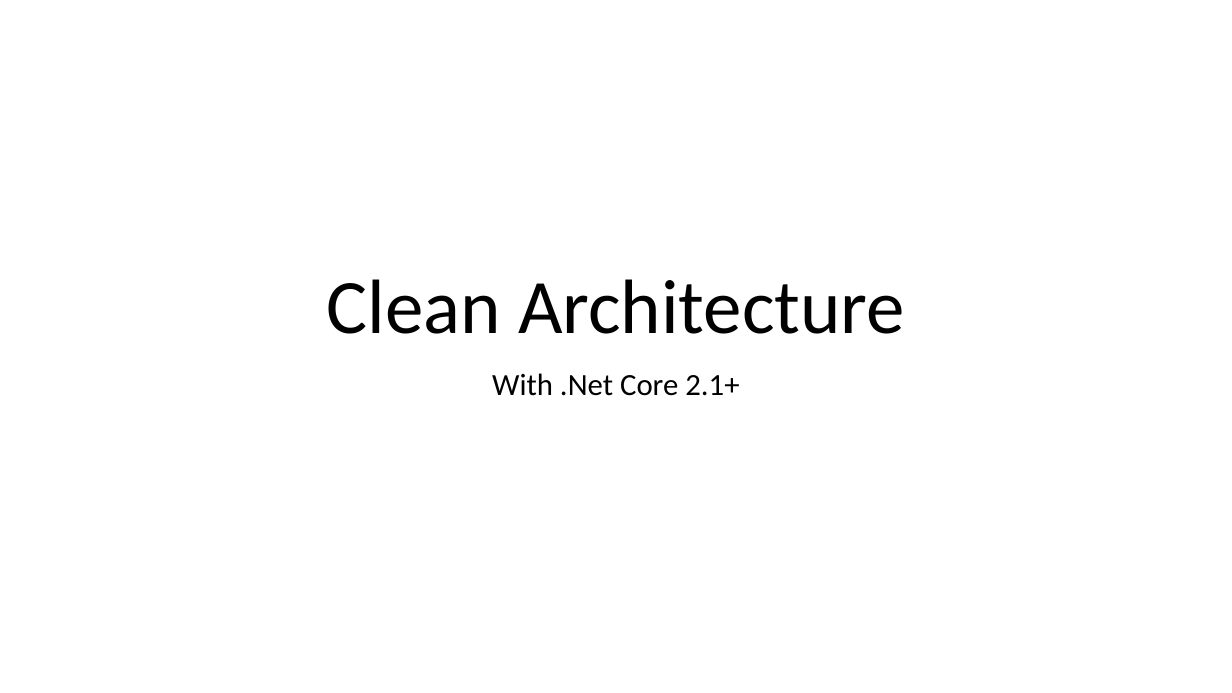
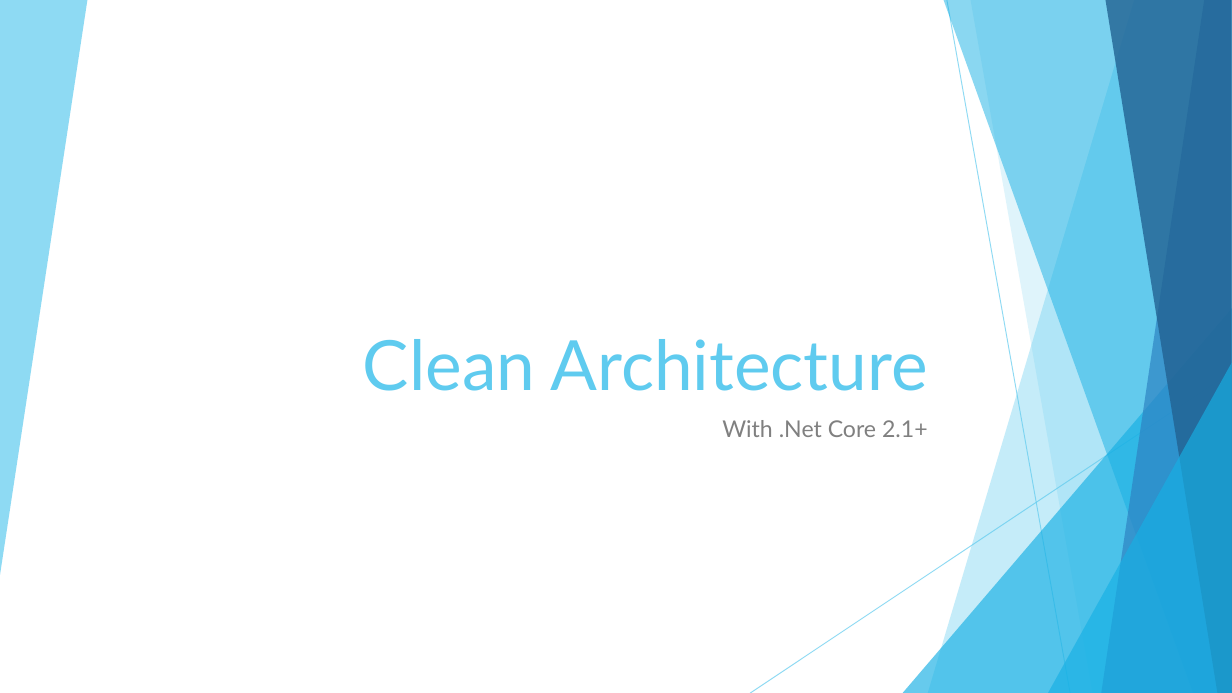
Before and after one commit to EnterpriseProductsLP/tag-tech-spikes, a slide deck: slide 1 of src/end-to-end-example/Presentation/Clean Architecture with .Net Core.pptx. Drawn at 1232x693 pixels with LibreOffice and Linux fonts; fonts in the diff are those of the drawing. Boxes give left, top, right and bottom in pixels: in the first picture for what was removed or moved away, otherwise in the second. Text is boxed around its words. In the diff, an @@ line names an element or a change of style, - is before the commit and + after.

Commit message:
Finished with presentation.

```diff
--- a/src/end-to-end-example/Presentation/Clean Architecture with .Net Core.pptx
+++ b/src/end-to-end-example/Presentation/Clean Architecture with .Net Core.pptx
@@ title "Clean Architecture": place and size @@
-title "Clean Architecture" at [326, 279, 905, 334]
+title "Clean Architecture" at [363, 339, 928, 391]
@@ title "Clean Architecture" at [363, 339, 928, 391]: size 60 to 54 pt, font Calibri to Lato, text colour #000000 to #5FCBEF; alignment centre to right; line spacing 0.9 to 1 @@
@@ group added at [0, 0, 1232, 693]: 6 freeform shapes, 2 lines, 2 triangles @@
@@ subtitle "With .Net Core 2.1+": place and size @@
-subtitle "With .Net Core 2.1+" at [492, 373, 739, 396]
+subtitle "With .Net Core 2.1+" at [722, 420, 928, 437]
@@ subtitle "With .Net Core 2.1+" at [722, 420, 928, 437]: size 24 to 18 pt, font Calibri to Lato, text colour #000000 to #808080; alignment centre to right; line spacing 0.9 to 1 @@
```
Also in this commit, not shown: 15 other slides changed, 4 other files.
